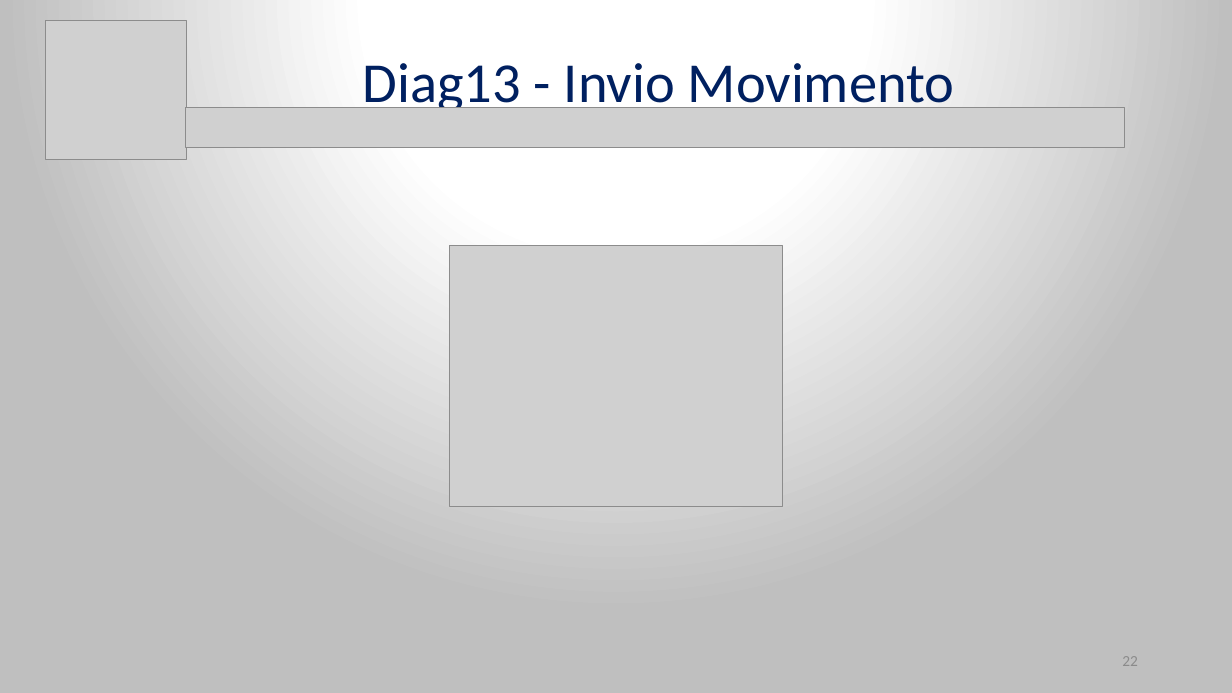
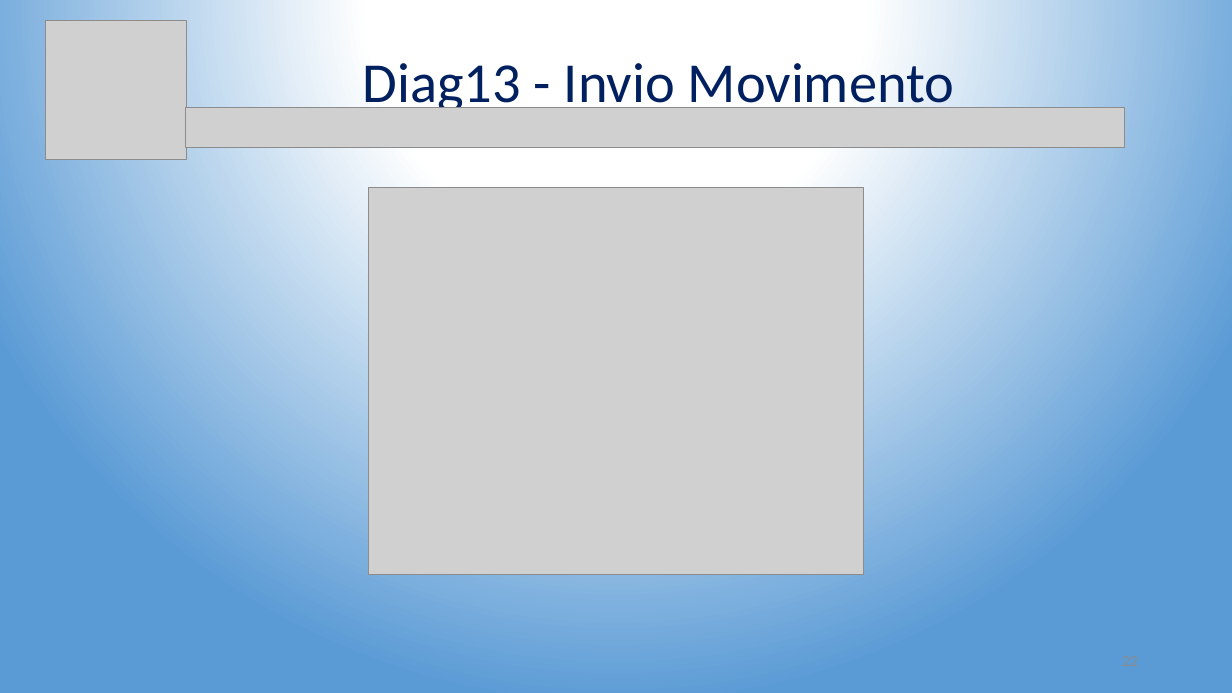
Before and after one commit to Wonderjack996/unimib-software-architecture, a slide deck: slide 22 of Progetto/Presentazione.pptx. Drawn at 1232x693 pixels with LibreOffice and Linux fonts; fonts in the diff are those of the drawing; grey boxes stand for pictures. Boxes give left, top, right and bottom in pixels: in the first picture for what was removed or moved away, otherwise in the second. Text is boxed around its words. In the diff, an @@ line names an element or a change of style, - is before the commit and + after.

```diff
--- a/Progetto/Presentazione.pptx
+++ b/Progetto/Presentazione.pptx
@@ background gradient #FFFFFF to #BFBFBF to gradient #FFFFFF to #5B9BD5 @@
@@ picture: place and size @@
-picture at (449, 246, 783, 506)
+picture at (369, 188, 864, 574)
@@ page number removed at (1122, 656, 1138, 666) @@
-22
```
Also in this commit, not shown: 57 other slides changed, 1 other file.
